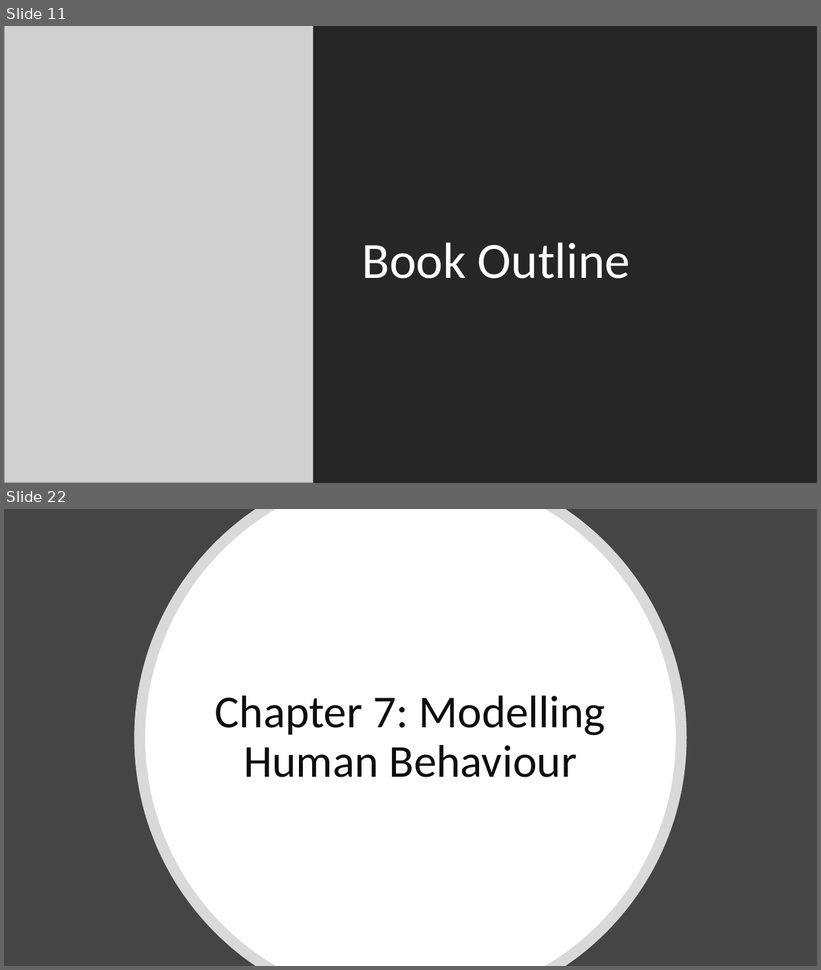
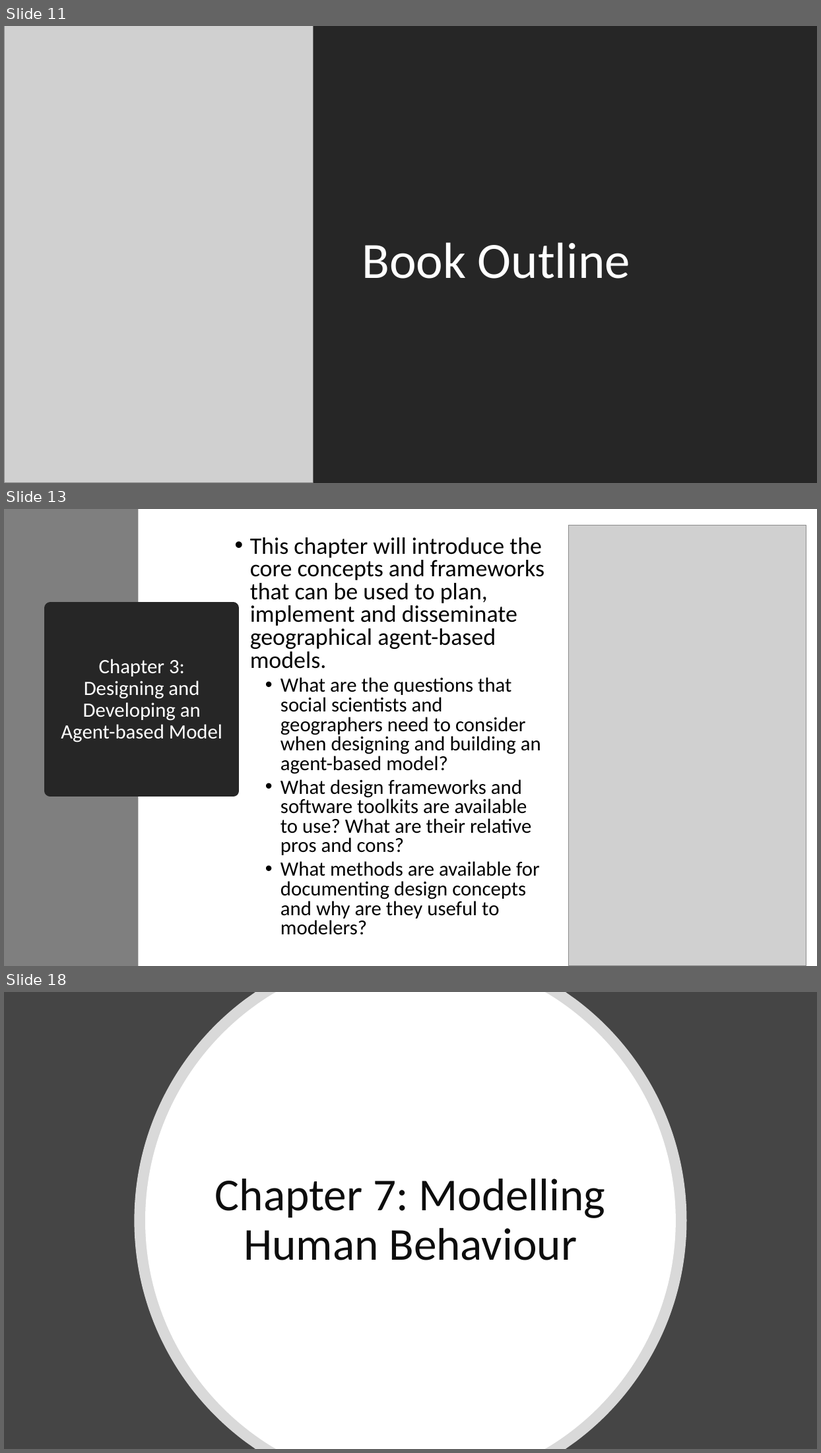
Before and after one commit to abmgis/abmgis, a slide deck: Chapter01-ABMGIS/Chapter1.pptx. Shown one above the other, each under a label of ours: slides 11 and 22 before the commit, slides 11, 13 and 18 after it; the slides between them are not shown. The pictures are 821x970 and 821x1453 pixels, drawn with LibreOffice and Linux fonts; fonts in the diff are those of the drawing; grey boxes stand for pictures. Boxes give left, top, right and bottom in pixels: in the first picture for what was removed or moved away, otherwise in the second. Text is boxed around its words. In the diff, an @@ line names an element or a change of style, - is before the commit and + after.

```diff
--- a/Chapter01-ABMGIS/Chapter1.pptx
+++ b/Chapter01-ABMGIS/Chapter1.pptx
@@ slide 13 added at bbox=[4, 509, 817, 966], background #FFFFFF @@
@@ rectangle added at bbox=[4, 509, 138, 966], fill #7F7F7F @@
@@ picture added at bbox=[569, 525, 807, 966] @@
@@ text added at bbox=[250, 537, 545, 935], 24 pt, text #000000 @@
+• This chapter will introduce the core concepts and frameworks that can be used to plan, implement and disseminate geographical agent-based models.
+  • What are the questions that social scientists and geographers need to consider when designing and building an agent-based model?
+  • What design frameworks and software toolkits are available to use? What are their relative pros and cons?
+  • What methods are available for documenting design concepts and why are they useful to modelers?
@@ title added at bbox=[50, 609, 234, 791], fill #262626, outline #262626 13.75 pt, 24 pt, text #FFFFFF @@
+Chapter 3: Designing and Developing an Agent-based Model
@@ what was slide 22 is now slide 18 @@
```
Also in this commit, not shown: 3 slides changed, 7 other slides added, 11 slides removed.
